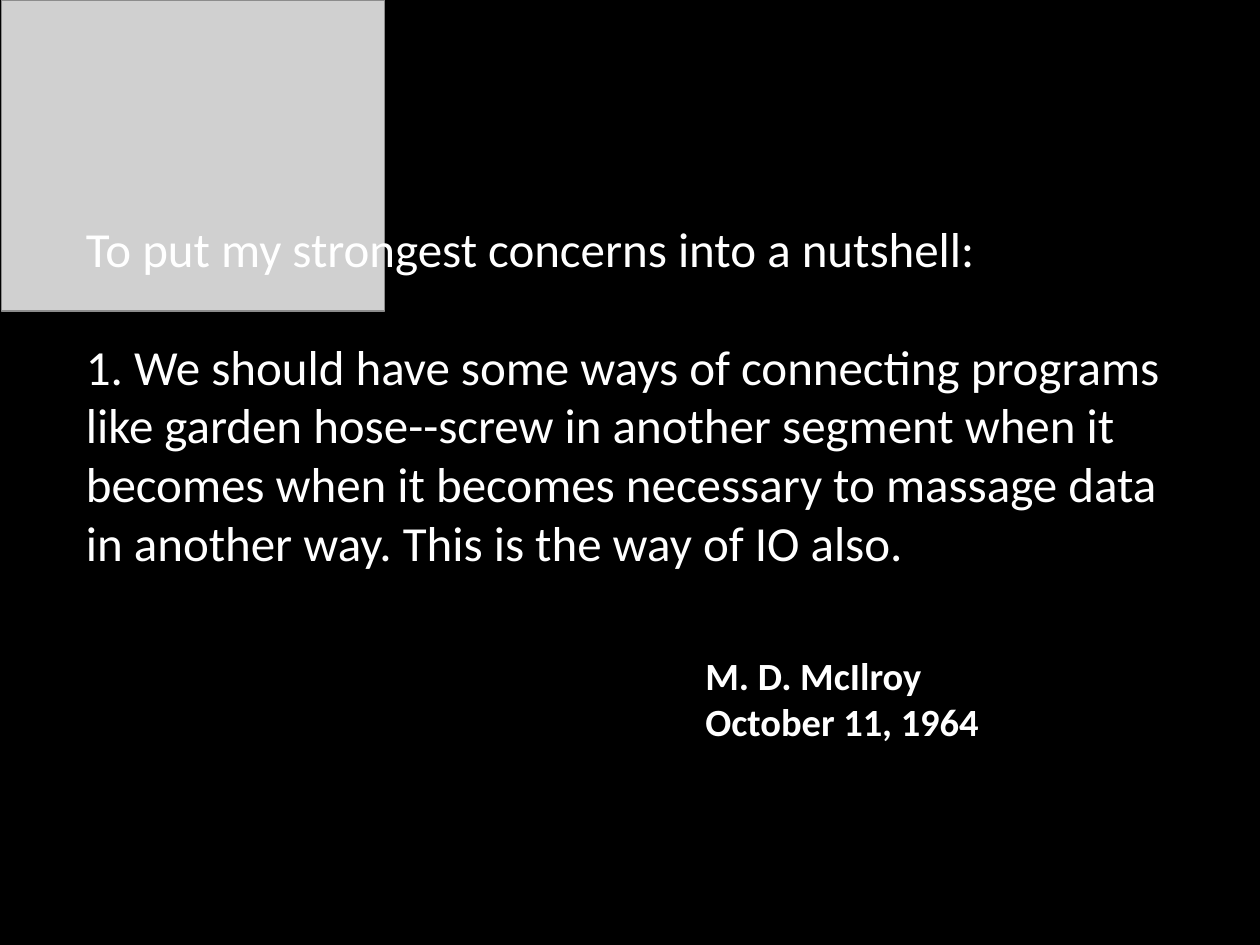
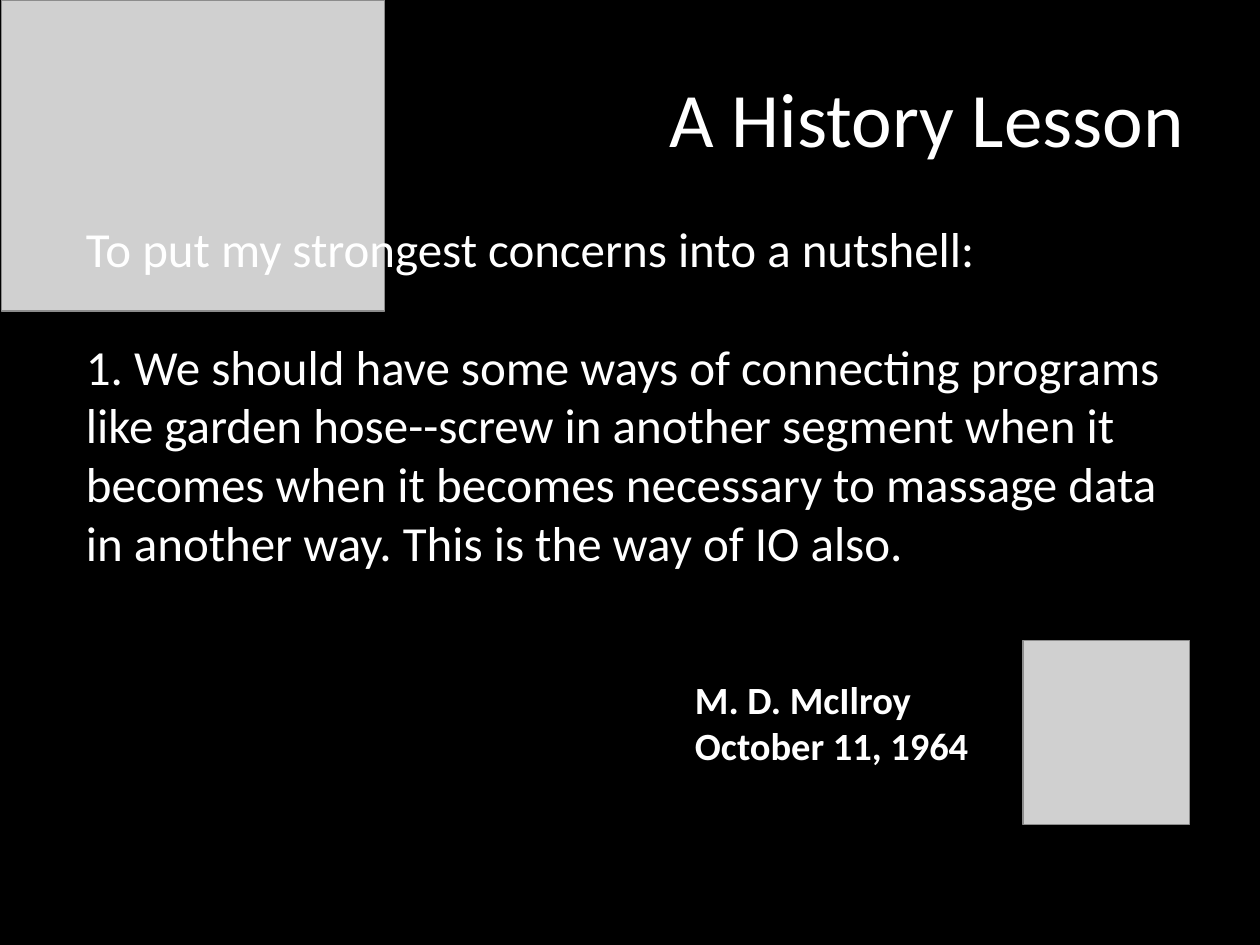
Before and after one commit to mattpodwysocki/SDC2013, a slide deck: slide 6 of SDC2013.pptx (slide 4 before the commit). Drawn at 1260x945 pixels with LibreOffice and Linux fonts; fonts in the diff are those of the drawing; grey boxes stand for pictures. Boxes give left, top, right and bottom in pixels: in the first picture for what was removed or moved away, otherwise in the second. Text is boxed around its words. In the diff, an @@ line names an element or a change of style, - is before the commit and + after.

```diff
--- a/SDC2013.pptx
+++ b/SDC2013.pptx
@@ title added at (670,94,1184,160), 44 pt, text #FFFFFF @@
+A History Lesson
@@ picture added at (1023,640,1189,824) @@
@@ text "M. D. McIlroy October 11, ...": place and size @@
-text "M. D. McIlroy October 11, ..." at (705,663,979,741)
+text "M. D. McIlroy October 11, ..." at (695,687,968,765)
```
Also in this commit, not shown: 17 other slides changed, 7 slides added, 3 other files.
